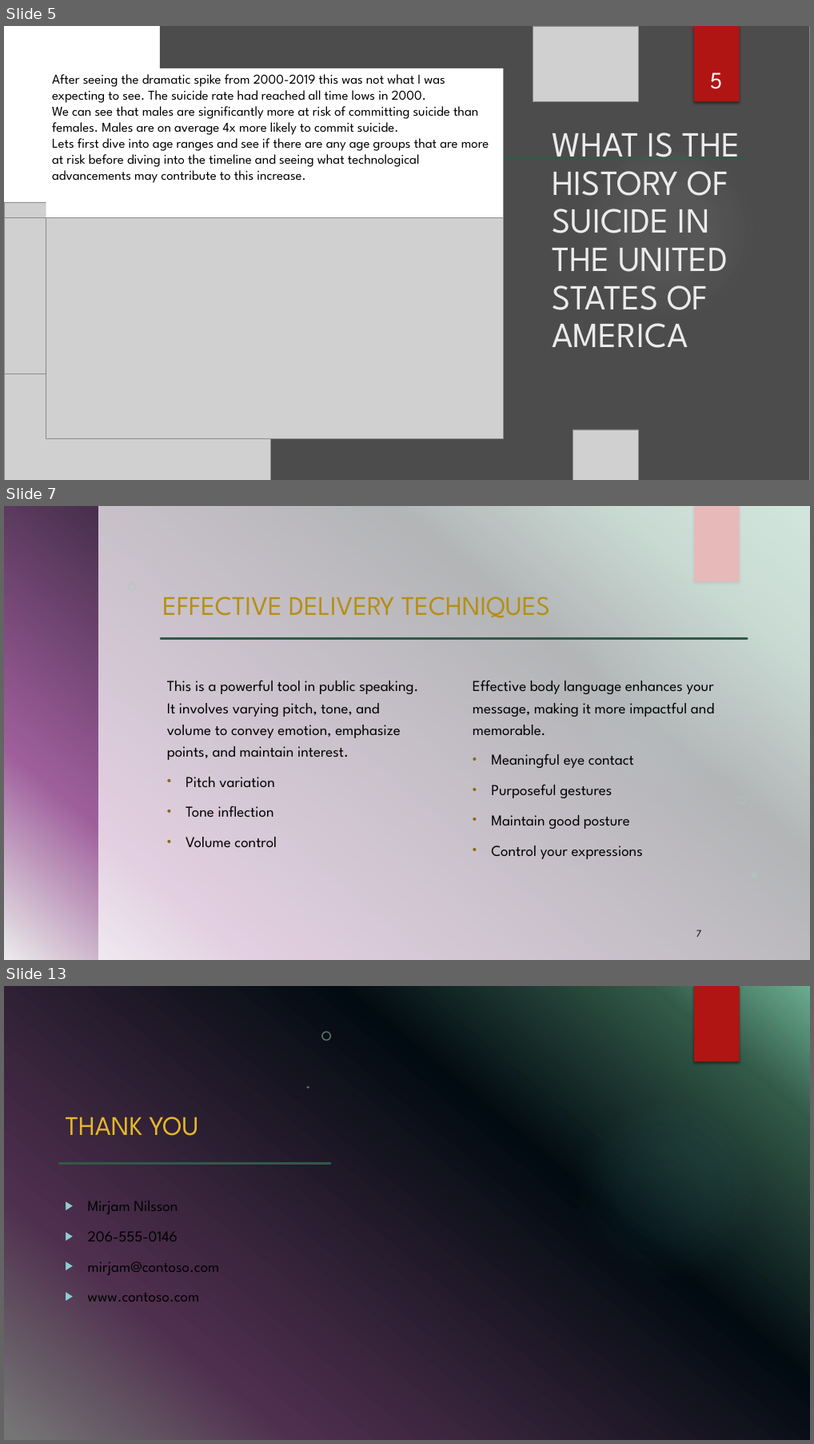
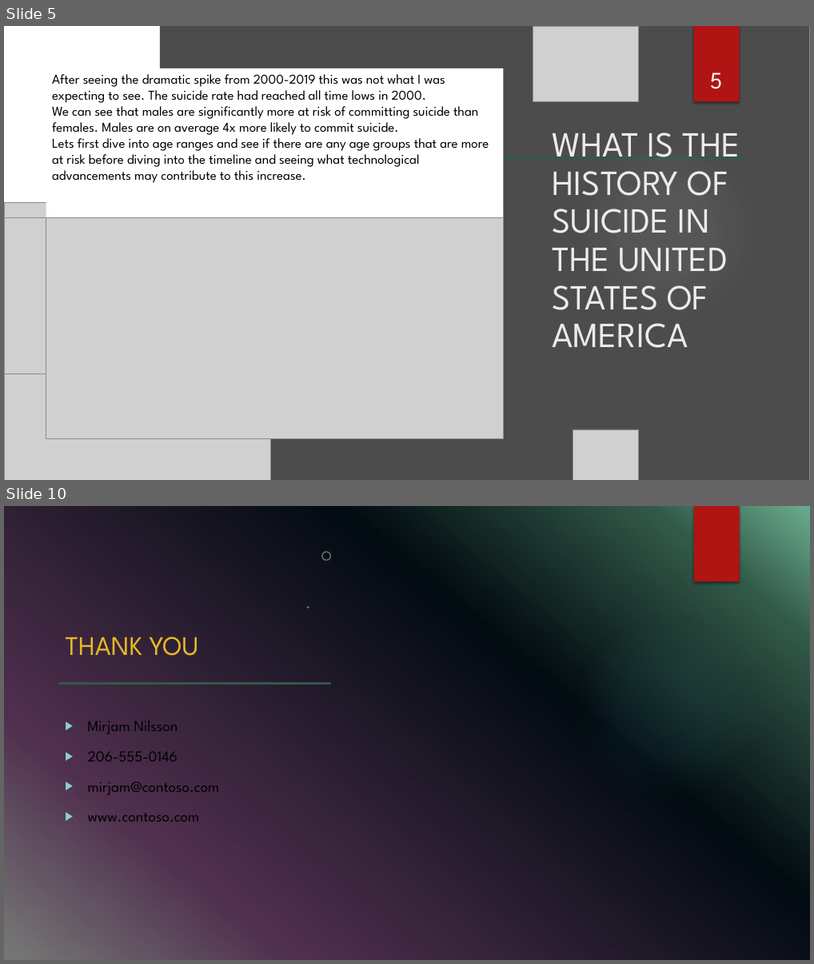
Before and after one commit to RussellBracey/Capston_rb, a slide deck: powerpoint/capstone_powerpoint.pptx. Shown one above the other, each under a label of ours: slides 5, 7 and 13 before the commit, slides 5 and 10 after it; the slides between them are not shown. The pictures are 814x1444 and 814x964 pixels, drawn with LibreOffice and Linux fonts; fonts in the diff are those of the drawing; grey boxes stand for pictures; background and template pictures are left out. Boxes give left, top, right and bottom in pixels: in the first picture for what was removed or moved away, otherwise in the second. Text is boxed around its words. In the diff, an @@ line names an element or a change of style, - is before the commit and + after.

```diff
--- a/powerpoint/capstone_powerpoint.pptx
+++ b/powerpoint/capstone_powerpoint.pptx
@@ slide 7 removed at (4,506,810,960), background gradient #6AAC90 to #4B866D to #02090E to #9E5E9B to #EBEBEB; not listed: 2 template elements that a slide beside it also shows @@
@@ group removed at (98,506,810,960): 5 freeform shapes, 1 rectangle @@
@@ title removed at (162,596,550,618) @@
-EFFECTIVE DELIVERY TECHNIQUES
@@ line removed from (161, 639) to (748, 639) @@
@@ text removed at (167,680,418,848) @@
-This is a powerful tool in public speaking. It involves varying pitch, tone, and volume to convey emotion, emphasize points, and maintain interest.
-  • Pitch variation
-  • Tone inflection
-  • Volume control
@@ text removed at (473,680,714,859) @@
-Effective body language enhances your message, making it more impactful and memorable.
-  • Meaningful eye contact
-  • Purposeful gestures
-  • Maintain good posture
-  • Control your expressions
@@ page number removed at (697,929,702,936) @@
-7
@@ what was slide 13 is now slide 10 @@
```
Also in this commit, not shown: 4 slides added, 6 other slides removed, 2 other files.
